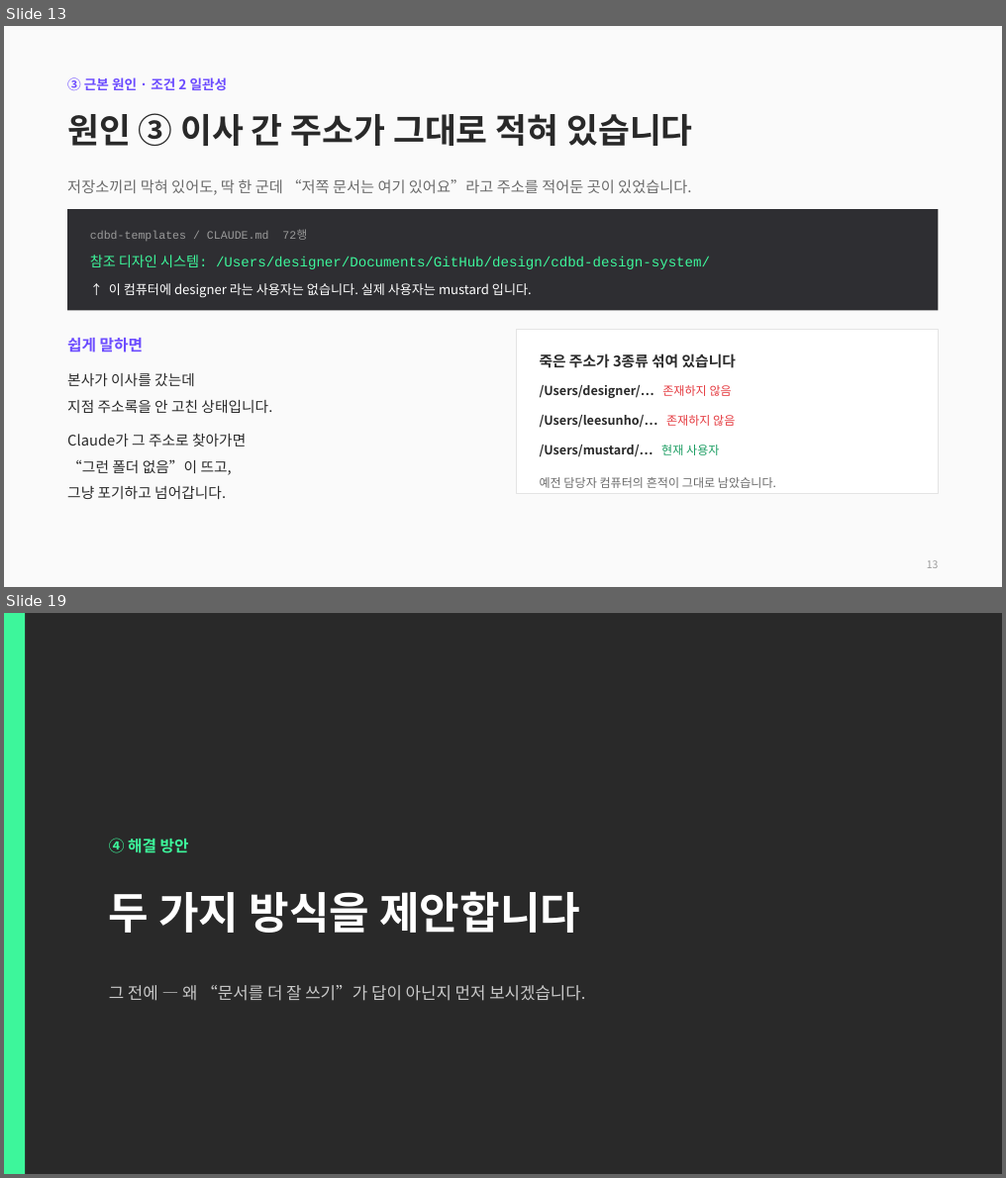
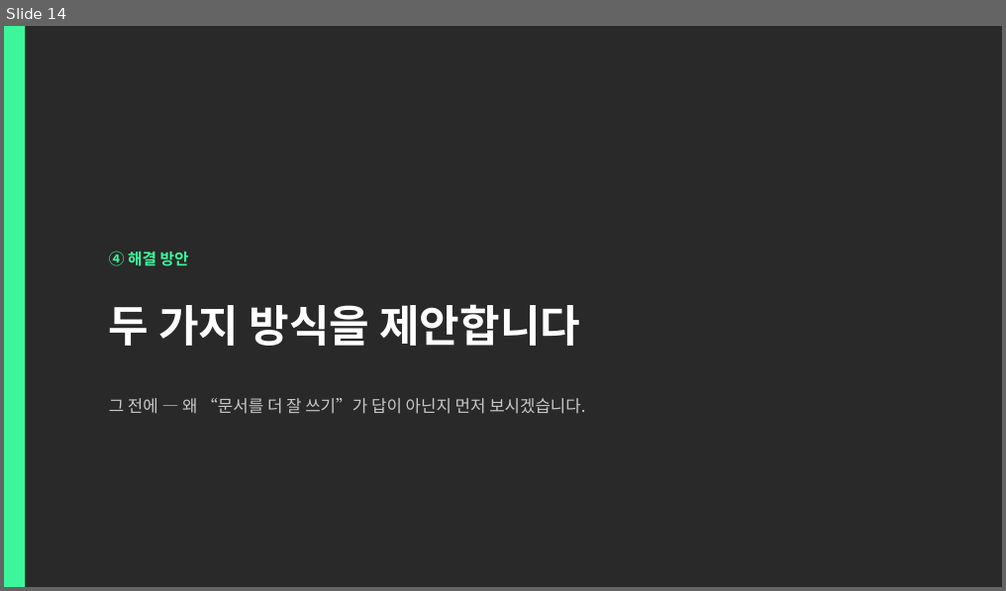
Before and after one commit to CdBd-in/design, a slide deck: CdBd 문서 체계 진단 및 개편 제안.pptx. Shown one above the other, each under a label of ours: slides 13 and 19 before the commit, slide 14 after it; the slides between them are not shown. The pictures are 1006x1178 and 1006x591 pixels, drawn with LibreOffice and Linux fonts; fonts in the diff are those of the drawing. Boxes give left, top, right and bottom in pixels: in the first picture for what was removed or moved away, otherwise in the second. Text is boxed around its words. In the diff, an @@ line names an element or a change of style, - is before the commit and + after.

```diff
--- a/CdBd 문서 체계 진단 및 개편 제안.pptx
+++ b/CdBd 문서 체계 진단 및 개편 제안.pptx
@@ slide 13 removed at (x1=4, y1=26, x2=1002, y2=587), background #FFFFFF @@
@@ rectangle removed at (x1=4, y1=26, x2=1002, y2=587) @@
@@ text removed at (x1=67, y1=77, x2=228, y2=90) @@
-③ 근본 원인 · 조건 2 일관성
@@ text removed at (x1=67, y1=113, x2=692, y2=146) @@
-원인 ③ 이사 간 주소가 그대로 적혀 있습니다
@@ text removed at (x1=67, y1=179, x2=691, y2=195) @@
-저장소끼리 막혀 있어도, 딱 한 군데 “저쪽 문서는 여기 있어요”라고 주소를 적어둔 곳이 있었습니다.
@@ rectangle removed at (x1=67, y1=209, x2=939, y2=310) @@
@@ text removed at (x1=90, y1=231, x2=307, y2=241) @@
-cdbd-templates / CLAUDE.md 72행
@@ text removed at (x1=90, y1=255, x2=710, y2=270) @@
-참조 디자인 시스템: /Users/designer/Documents/GitHub/design/cdbd-design-system/
@@ text removed at (x1=109, y1=283, x2=532, y2=298) @@
-↑ 이 컴퓨터에 designer 라는 사용자는 없습니다. 실제 사용자는 mustard 입니다.
@@ text removed at (x1=67, y1=338, x2=272, y2=499) @@
-쉽게 말하면
-본사가 이사를 갔는데
-지점 주소록을 안 고친 상태입니다.
-Claude가 그 주소로 찾아가면
-“그런 폴더 없음”이 뜨고,
-그냥 포기하고 넘어갑니다.
@@ rectangle removed at (x1=517, y1=329, x2=939, y2=494) @@
@@ text removed at (x1=540, y1=354, x2=736, y2=369) @@
-죽은 주소가 3종류 섞여 있습니다
@@ text removed at (x1=540, y1=385, x2=735, y2=458) @@
-/Users/designer/… 존재하지 않음
-/Users/leesunho/… 존재하지 않음
-/Users/mustard/… 현재 사용자
@@ text removed at (x1=540, y1=477, x2=776, y2=488) @@
-예전 담당자 컴퓨터의 흔적이 그대로 남았습니다.
@@ text removed at (x1=927, y1=561, x2=939, y2=569) @@
-13
@@ what was slide 19 is now slide 14 @@
```
Also in this commit, not shown: 17 slides changed, 4 other slides removed, 1 other file.
